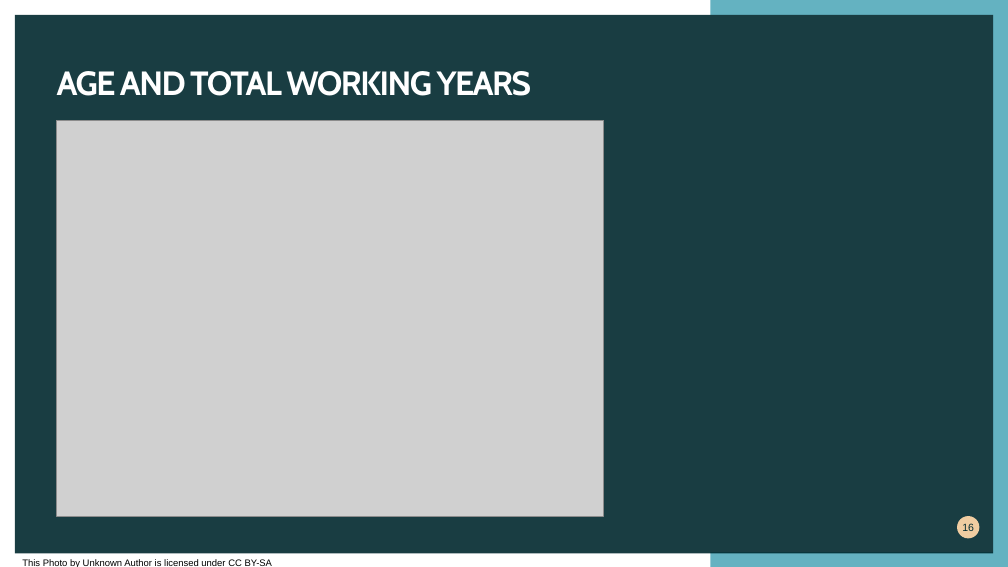
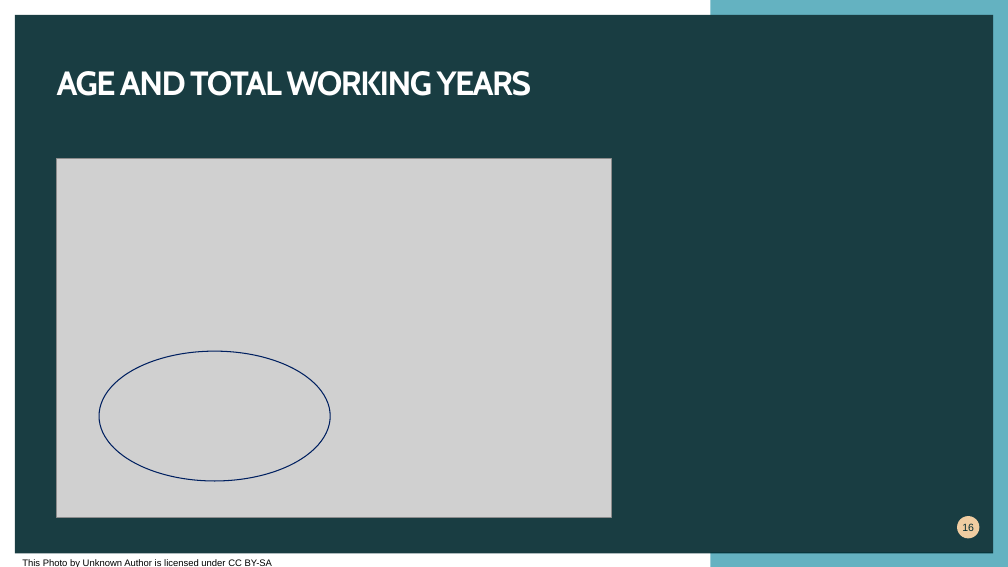
Before and after one commit to athibeaux/DS6306, a slide deck: slide 16 of CaseStudy2_Thibeaux/CaseStudy2_Thibeaux_Ppt.pptx. Drawn at 1008x567 pixels with LibreOffice and Linux fonts; fonts in the diff are those of the drawing; grey boxes stand for pictures; background and template pictures are left out. Boxes give left, top, right and bottom in pixels: in the first picture for what was removed or moved away, otherwise in the second. Text is boxed around its words. In the diff, an @@ line names an element or a change of style, - is before the commit and + after.

```diff
--- a/CaseStudy2_Thibeaux/CaseStudy2_Thibeaux_Ppt.pptx
+++ b/CaseStudy2_Thibeaux/CaseStudy2_Thibeaux_Ppt.pptx
@@ picture: place and size @@
-picture at bbox=[57, 121, 604, 516]
+picture at bbox=[57, 158, 611, 517]
@@ ellipse added at bbox=[99, 351, 330, 481], outline #002060 1 pt @@
```
Also in this commit, not shown: 13 other slides changed.
